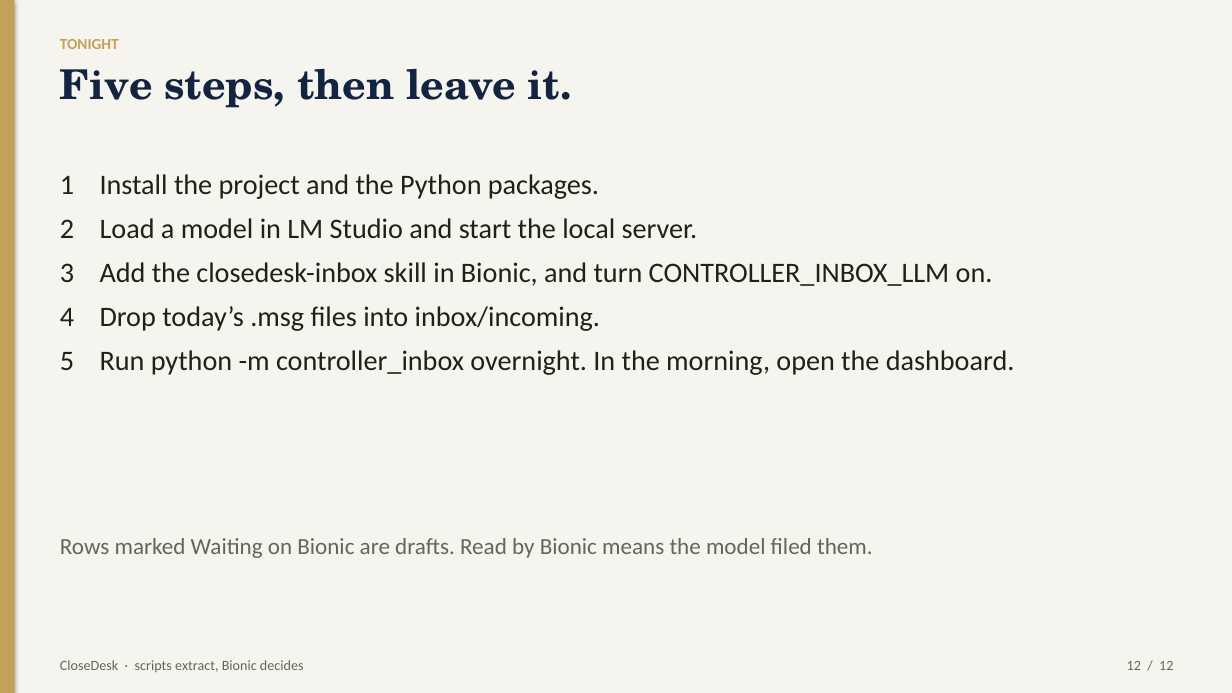
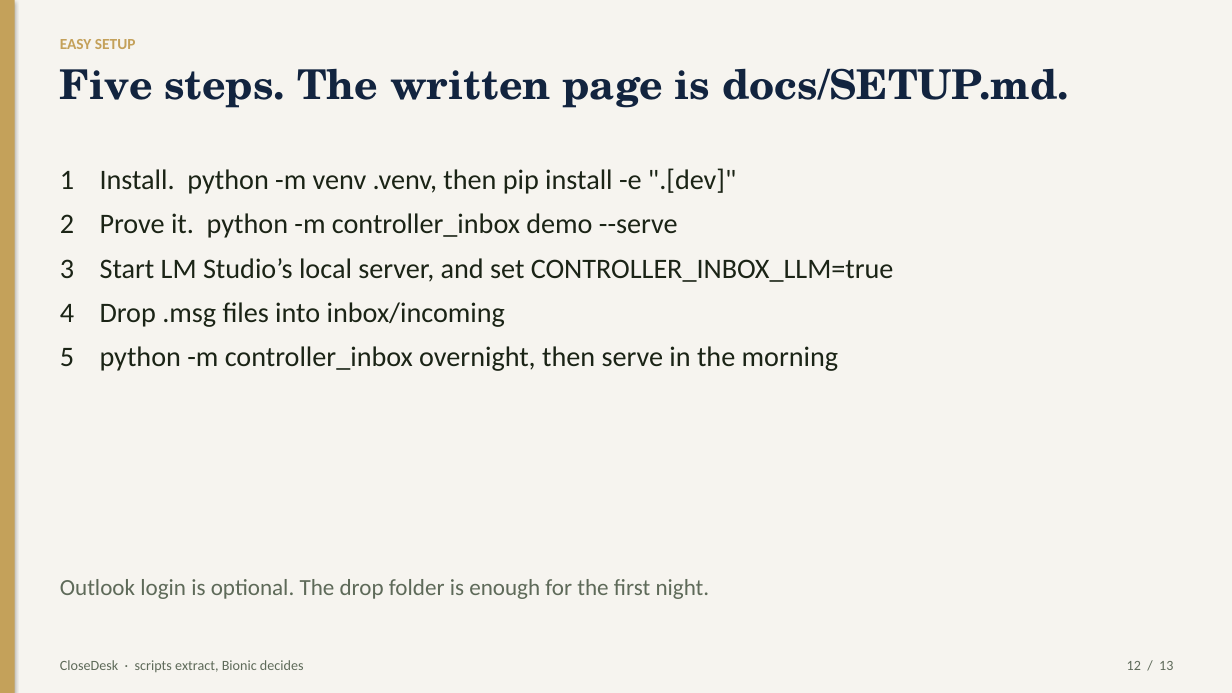
Before and after one commit to MNabikhel/outlook-email, a slide deck: slide 12 of docs/CloseDesk-how-it-works.pptx. Drawn at 1232x693 pixels with LibreOffice and Linux fonts; fonts in the diff are those of the drawing. Boxes give left, top, right and bottom in pixels: in the first picture for what was removed or moved away, otherwise in the second. Text is boxed around its words. In the diff, an @@ line names an element or a change of style, - is before the commit and + after.

```diff
--- a/docs/CloseDesk-how-it-works.pptx
+++ b/docs/CloseDesk-how-it-works.pptx
@@ text at bbox=[60, 39, 136, 49]: text changed @@
-TONIGHT
+EASY SETUP
@@ text at bbox=[60, 68, 1069, 108]: text changed @@
-Five steps, then leave it.
+Five steps. The written page is docs/SETUP.md.
@@ text at bbox=[60, 168, 894, 371]: text changed @@
-1 Install the project and the Python packages.
-2 Load a model in LM Studio and start the local server.
-3 Add the closedesk-inbox skill in Bionic, and turn CONTROLLER_INBOX_LLM on.
-4 Drop today’s .msg files into inbox/incoming.
-5 Run python -m controller_inbox overnight. In the morning, open the dashboard.
+1 Install. python -m venv .venv, then pip install -e ".[dev]"
+2 Prove it. python -m controller_inbox demo --serve
+3 Start LM Studio’s local server, and set CONTROLLER_INBOX_LLM=true
+4 Drop .msg files into inbox/incoming
+5 python -m controller_inbox overnight, then serve in the morning
@@ text at bbox=[60, 579, 710, 599]: text changed @@
-Rows marked Waiting on Bionic are drafts. Read by Bionic means the model filed them.
+Outlook login is optional. The drop folder is enough for the first night.
```
Also in this commit, not shown: 10 other slides changed, 1 slide added, 4 other files.
